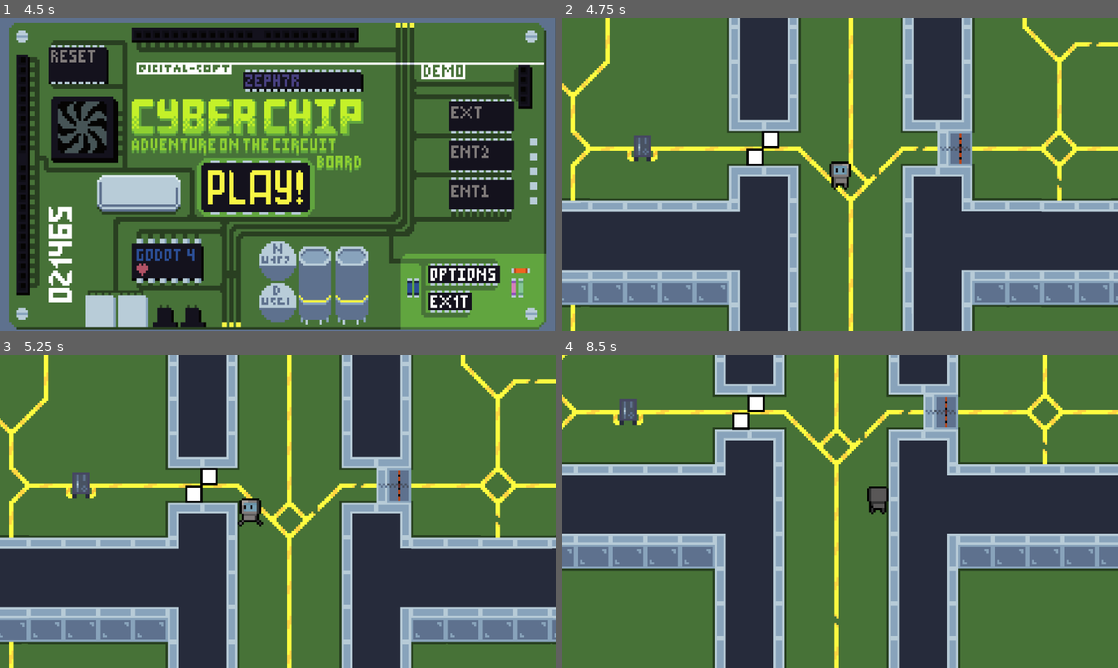
Above: before the commit, frames 1-4 (two rows, left to right).
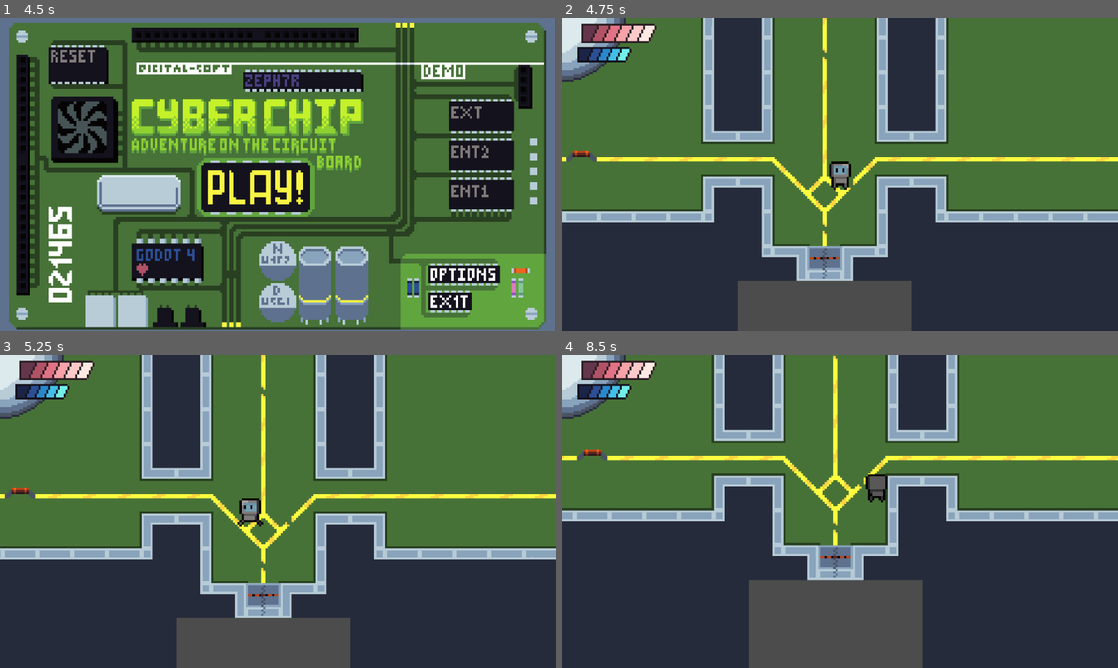
Above: after the commit, the same moments.

Repository: CosmiCZephyR/CyberChip
Game: Godot game, scene res://Menus/SPLASH_TEAM.tscn
Two runs of this game, one before a commit and one after it. Both use one fixed random seed, a clock stepped at 60 frames per second and the inputs below.
Inputs (mouse positions are in pixels of both pictures, inside the frame that each line leads up to):
- Up to frame 1 (4.5 s): tap Enter at 0.5 s; move the mouse to (400, 158) at 0.52 s; hold D (right) 0.53-1.28 s; tap E (interaction) at 0.6, 1.55, 3.05 s; tap 3 (magneticShock) at 0.8, 1.35, 2.3 s; move the mouse to (166, 190) at 1.27 s; hold S (down) 1.28-2.03 s; tap Space at 2 s; move the mouse to (333, 105) at 2.02 s; press the mouse at (333, 105) at 2.03 s; hold D (right) 2.03-3.5 s; move the mouse to (250, 237) at 2.77 s; release the mouse at (250, 237) at 2.78 s; tap Shift (copterAttack) at 2.85 s; click (255, 187) at 3.5 s; click (255, 187) at 4.25 s
- Up to frame 2 (4.75 s): no input
- Up to frame 3 (5.25 s): tap Enter at 5 s; move the mouse to (444, 558) at 5.02 s; hold A (left) from 5.03 s (still down); tap 2 (electroShock) at 5.1 s
- Up to frame 4 (8.5 s): tap 3 (magneticShock) at 5.3, 6.6, 8.3 s; move the mouse to (673, 464) at 5.77 s; tap E (interaction) at 5.85, 7.55 s; move the mouse to (867, 511) at 6.52 s; release A (left) at 6.53 s; hold S (down) 6.53-7.28 s; move the mouse to (756, 433) at 7.27 s; hold D (right) from 7.28 s (still down); tap 1 (magnetism) at 7.35 s; move the mouse to (962, 495) at 8.02 s; hold W (movement) from 8.03 s (still down)

Frame 1 is identical in both runs. In frame 2, 49% of the frame differs, in the area x 0-100%, y 0-100%; in frame 3, 49%; in frame 4, 63%.
Error in both runs: Cannot call method 'get_node_or_null' on a null value. (res://scripts/WiresManager.gd:30)

Commit message:
Added HUD and added minor fixes

Diff:
--- /dev/null
+++ b/HUD/EnergyBar/Element.tscn
@@ -0,0 +1,19 @@
+[gd_scene load_steps=4 format=3 uid="uid://cydcgs1lgitgt"]
+
+[ext_resource type="Texture2D" uid="uid://cpsh6me577ra2" path="res://sprites/EnergyBar/Element.png" id="1_ogo4f"]
+[ext_resource type="Script" path="res://HUD/EnergyBar/EnergyBarElement.gd" id="2_5mqtv"]
+[ext_resource type="Texture2D" uid="uid://bwsj1mq7617ra" path="res://sprites/EnergyBar/ElementUpper.png" id="2_ai5x0"]
+
+[node name="TextureRect" type="TextureRect"]
+offset_right = 8.0
+offset_bottom = 8.0
+texture = ExtResource("1_ogo4f")
+stretch_mode = 2
+script = ExtResource("2_5mqtv")
+
+[node name="EnergyBarElementTexture" type="TextureRect" parent="."]
+layout_mode = 0
+offset_right = 8.0
+offset_bottom = 8.0
+texture = ExtResource("2_ai5x0")
+stretch_mode = 2
--- /dev/null
+++ b/HUD/EnergyBar/EnergyBar.tscn
@@ -0,0 +1,29 @@
+[gd_scene load_steps=3 format=3 uid="uid://bw2foq3dcmsj1"]
+
+[ext_resource type="PackedScene" uid="uid://d0ecj4vlkwv5u" path="res://HUD/EnergyBar/FirstElement.tscn" id="1_vsq72"]
+[ext_resource type="PackedScene" uid="uid://cydcgs1lgitgt" path="res://HUD/EnergyBar/Element.tscn" id="2_33nyu"]
+
+[node name="HBoxContainer" type="HBoxContainer"]
+offset_right = 8.0
+offset_bottom = 8.0
+theme_override_constants/separation = -3
+
+[node name="TextureRect" parent="." instance=ExtResource("1_vsq72")]
+layout_mode = 2
+color = Color(0.105882, 0.141176, 0.278431, 1)
+
+[node name="TextureRect2" parent="." instance=ExtResource("2_33nyu")]
+layout_mode = 2
+color = Color(0.168627, 0.305882, 0.584314, 1)
+
+[node name="TextureRect3" parent="." instance=ExtResource("2_33nyu")]
+layout_mode = 2
+color = Color(0.152941, 0.537255, 0.803922, 1)
+
+[node name="TextureRect4" parent="." instance=ExtResource("2_33nyu")]
+layout_mode = 2
+color = Color(0.258824, 0.74902, 0.909804, 1)
+
+[node name="TextureRect5" parent="." instance=ExtResource("2_33nyu")]
+layout_mode = 2
+color = Color(0.45098, 0.937255, 0.909804, 1)
--- /dev/null
+++ b/HUD/EnergyBar/EnergyBarElement.gd
@@ -0,0 +1,8 @@
+extends TextureRect
+
+@onready var element_texture: TextureRect = $EnergyBarElementTexture
+
+@export var color: Color = Color(0, 0, 0, 1)
+
+func _ready():
+	element_texture.modulate = color
--- /dev/null
+++ b/HUD/EnergyBar/FirstElement.tscn
@@ -0,0 +1,18 @@
+[gd_scene load_steps=4 format=3 uid="uid://d0ecj4vlkwv5u"]
+
+[ext_resource type="Texture2D" uid="uid://1xjgkaqh43rs" path="res://sprites/EnergyBar/FirstElement.png" id="1_ui6qm"]
+[ext_resource type="Script" path="res://HUD/EnergyBar/EnergyBarElement.gd" id="2_44yt8"]
+[ext_resource type="Texture2D" uid="uid://cng0mavapb6y1" path="res://sprites/EnergyBar/FirstElementUpper.png" id="2_sd8uf"]
+
+[node name="TextureRect" type="TextureRect"]
+offset_right = 8.0
+offset_bottom = 8.0
+texture = ExtResource("1_ui6qm")
+stretch_mode = 2
+script = ExtResource("2_44yt8")
+
+[node name="EnergyBarElementTexture" type="TextureRect" parent="."]
+layout_mode = 0
+offset_right = 8.0
+offset_bottom = 8.0
+texture = ExtResource("2_sd8uf")
--- /dev/null
+++ b/HUD/HealthBar/HealthBar.tscn
@@ -0,0 +1,42 @@
+[gd_scene load_steps=4 format=3 uid="uid://bblulc0yuqxvj"]
+
+[ext_resource type="PackedScene" uid="uid://csjmp1q4i4g2x" path="res://HUD/HealthBar/HealthBarElementFirst.tscn" id="1_0xsv7"]
+[ext_resource type="Script" path="res://HUD/HealthBar/HelathBar.gd" id="1_al0tx"]
+[ext_resource type="PackedScene" uid="uid://c8auqyarmyxf8" path="res://HUD/HealthBar/HealthBarElement.tscn" id="1_q88f4"]
+
+[node name="HBoxContainer" type="HBoxContainer"]
+offset_right = 39.0
+offset_bottom = 10.0
+theme_override_constants/separation = -4
+script = ExtResource("1_al0tx")
+
+[node name="Element" parent="." instance=ExtResource("1_0xsv7")]
+layout_mode = 2
+color = Color(0.392157, 0.211765, 0.294118, 1)
+
+[node name="Element2" parent="." instance=ExtResource("1_q88f4")]
+layout_mode = 2
+size_flags_horizontal = 3
+color = Color(0.698039, 0.321569, 0.4, 1)
+
+[node name="Element3" parent="." instance=ExtResource("1_q88f4")]
+layout_mode = 2
+size_flags_horizontal = 3
+color = Color(0.886275, 0.447059, 0.521569, 1)
+
+[node name="Element4" parent="." instance=ExtResource("1_q88f4")]
+layout_mode = 2
+size_flags_horizontal = 3
+color = Color(0.964706, 0.635294, 0.658824, 1)
+
+[node name="Element5" parent="." instance=ExtResource("1_q88f4")]
+custom_minimum_size = Vector2(10, 10)
+layout_mode = 2
+size_flags_horizontal = 3
+color = Color(0.992157, 0.788235, 0.788235, 1)
+
+[node name="Element6" parent="." instance=ExtResource("1_q88f4")]
+custom_minimum_size = Vector2(10, 10)
+layout_mode = 2
+size_flags_horizontal = 3
+color = Color(1, 0.913725, 0.890196, 1)
--- /dev/null
+++ b/HUD/HealthBar/HealthBarElement.tscn
@@ -0,0 +1,19 @@
+[gd_scene load_steps=4 format=3 uid="uid://c8auqyarmyxf8"]
+
+[ext_resource type="Texture2D" uid="uid://rfiqeulouhxv" path="res://sprites/HealthBar/HealthBarElement.png" id="1_eh5vm"]
+[ext_resource type="Script" path="res://scripts/HealthBarElement.gd" id="2_e1wub"]
+[ext_resource type="Texture2D" uid="uid://davn02l1vx0el" path="res://sprites/HealthBar/HealthBarElementUpper.png" id="3_tju8o"]
+
+[node name="HealthBarElement" type="TextureRect"]
+offset_right = 10.0
+offset_bottom = 10.0
+texture = ExtResource("1_eh5vm")
+stretch_mode = 4
+script = ExtResource("2_e1wub")
+
+[node name="HealthBarElementTexture" type="TextureRect" parent="."]
+layout_mode = 0
+offset_right = 10.0
+offset_bottom = 10.0
+texture = ExtResource("3_tju8o")
+stretch_mode = 2
--- /dev/null
+++ b/HUD/HealthBar/HealthBarElementFirst.tscn
@@ -0,0 +1,19 @@
+[gd_scene load_steps=4 format=3 uid="uid://csjmp1q4i4g2x"]
+
+[ext_resource type="Texture2D" uid="uid://doe6cyqcqfkyh" path="res://sprites/HealthBar/HealthBarElementSpecial.png" id="1_do7tf"]
+[ext_resource type="Script" path="res://scripts/HealthBarElement.gd" id="2_mdi36"]
+[ext_resource type="Texture2D" uid="uid://bcoq174bdbpwp" path="res://sprites/HealthBar/HealthBarElementSpecialSpecialUpper.png" id="2_p2ahm"]
+
+[node name="HealthBarElement" type="TextureRect"]
+offset_right = 9.0
+offset_bottom = 10.0
+texture = ExtResource("1_do7tf")
+stretch_mode = 4
+script = ExtResource("2_mdi36")
+
+[node name="HealthBarElementTexture" type="TextureRect" parent="."]
+layout_mode = 0
+offset_right = 9.0
+offset_bottom = 10.0
+texture = ExtResource("2_p2ahm")
+stretch_mode = 2
--- /dev/null
+++ b/HUD/HealthBar/HelathBar.gd
@@ -0,0 +1,35 @@
+class_name HealthBar
+extends HBoxContainer
+
+@onready var player = get_tree().get_first_node_in_group("Player")
+@onready var last_segment: Node
+
+@onready var segments: Array[Node] = get_children(true)
+@onready var active_segments: Array[Node] = segments
+@onready var unactive_segments: Array[Node]
+
+@onready var segments_count: int = get_child_count()
+
+func _ready():
+	if len(segments) > segments_count:
+		segments.resize(segments_count)
+		active_segments = segments
+
+	player.damage_applied.connect(_on_damage_applied)
+	player.health_healed.connect(_on_health_healed)
+
+func _on_damage_applied():
+	last_segment = active_segments.back()
+	last_segment.element_texture.visible = false
+
+	unactive_segments.append(last_segment)
+
+	active_segments.pop_back()
+
+func _on_health_healed():
+	last_segment = active_segments.back()
+	last_segment.element_texture.visible = true
+
+	var last_segment_index = unactive_segments.front()
+
+	active_segments.append(last_segment_index)
--- /dev/null
+++ b/HUD/Hud.tscn
@@ -0,0 +1,33 @@
+[gd_scene load_steps=4 format=3 uid="uid://dwa1kd3so14xd"]
+
+[ext_resource type="Texture2D" uid="uid://dgo5sytisri04" path="res://sprites/Hud.png" id="1_4th7j"]
+[ext_resource type="PackedScene" uid="uid://bblulc0yuqxvj" path="res://HUD/HealthBar/HealthBar.tscn" id="2_yqp03"]
+[ext_resource type="PackedScene" uid="uid://bw2foq3dcmsj1" path="res://HUD/EnergyBar/EnergyBar.tscn" id="3_w4j14"]
+
+[node name="CanvasLayer" type="CanvasLayer"]
+
+[node name="Control" type="Control" parent="."]
+layout_mode = 3
+anchors_preset = 0
+offset_right = 40.0
+offset_bottom = 40.0
+
+[node name="TextureRect" type="TextureRect" parent="Control"]
+layout_mode = 0
+offset_right = 64.0
+offset_bottom = 64.0
+texture = ExtResource("1_4th7j")
+
+[node name="HBoxContainer" parent="Control" instance=ExtResource("2_yqp03")]
+layout_mode = 0
+offset_left = 10.0
+offset_top = 3.0
+offset_right = 49.0
+offset_bottom = 13.0
+
+[node name="HBoxContainer2" parent="Control" instance=ExtResource("3_w4j14")]
+layout_mode = 0
+offset_left = 8.0
+offset_top = 15.0
+offset_right = 36.0
+offset_bottom = 23.0
--- a/InventorySystem/InventoryContainer.gd
+++ b/InventorySystem/InventoryContainer.gd
@@ -8,7 +8,6 @@
 
 func remove_item(_item: Item):
 	items.erase(_item)
-	pass
 
 #func  _ready():
 #	var _res1 = load("res://InventorySystem/Resouces/Inventory.tres").duplicate_r(true)
--- a/InventorySystem/MainInventory.tscn
+++ b/InventorySystem/MainInventory.tscn
@@ -34,6 +34,6 @@
 
 [node name="InventoryContainer2" parent="." instance=ExtResource("3_ytkud")]
 offset_left = 144.0
-offset_top = 109.5
+offset_top = 112.0
 offset_right = 224.0
-offset_bottom = 189.5
+offset_bottom = 192.0
--- a/InventorySystem/UI/InventoryRect.gd
+++ b/InventorySystem/UI/InventoryRect.gd
@@ -7,3 +7,7 @@
 
 func _drop_data(_at_position, data):
 	inventory.set_item(data.item_index, data.item)
+
+
+func _on_equipped_items_container_changed():
+	pass # Replace with function body.
--- a/InventorySystem/UI/InventorySlotDisplay.gd
+++ b/InventorySystem/UI/InventorySlotDisplay.gd
@@ -4,7 +4,7 @@
 @warning_ignore("unused_private_class_variable")
 @onready var _tile_map: TileMap = get_tree().get_first_node_in_group("Tilemaps")
 
-@onready var inventory = get_parent().inventory #Inventory = preload("res://InventorySystem/Resouces/Inventory.tres")
+@onready var inventory = get_parent().inventory
 var item_data = null : set = set_item
 
 # Vector and index position of items and convert them
@@ -23,7 +23,6 @@
 	else:
 		_item_texture_rect.texture = load("res://sprites/Slot.png")
 
-@warning_ignore("unused_parameter")
 func _get_drag_data(at_position):
 	return pickup_item(at_position)
 
@@ -39,7 +38,7 @@
 
 		var _drag_preview = TextureRect.new()
 		_drag_preview.texture = _item.texture
-		_drag_preview.position = Vector2.ZERO
+		_drag_preview.position = Vector2.ONE
 
 		set_drag_preview(_drag_preview)
 		item_data = null
@@ -53,14 +52,12 @@
 func can_drop_item(at_position, data) -> bool:
 	return data is Dictionary and data.has("item")
 
-
 @warning_ignore("unused_parameter")
 func _drop_data(at_position, droped_data) -> void:
 	drop_item(at_position, droped_data)
 
 func drop_item(at_position, droped_data) -> void:
 	var _local_target_item_index = get_index()
-#	var _my_item = inventory.get_item_on_index(_my_item_index)
 
 	inventory.swap_items(_local_target_item_index, droped_data)
 	inventory.set_item(_local_target_item_index, droped_data.item)
--- a/entities/Enemies/Viruses/Virus1/Enenmy.tscn
+++ b/entities/Enemies/Viruses/Virus1/Enenmy.tscn
@@ -13,7 +13,7 @@
 height = 16.0
 
 [sub_resource type="RectangleShape2D" id="RectangleShape2D_ymre8"]
-size = Vector2(7.25, 7)
+size = Vector2(22.625, 17)
 
 [sub_resource type="Animation" id="Animation_3ae4x"]
 resource_name = "AttackE"
@@ -114,10 +114,10 @@
 collision_layer = 2
 collision_mask = 4
 script = ExtResource("4_joe55")
-damage = 10
+damage = 25
 
 [node name="CollisionShape2D2" type="CollisionShape2D" parent="AttackHitBox"]
-position = Vector2(2.375, -0.5)
+position = Vector2(9.6875, 2.5)
 shape = SubResource("RectangleShape2D_ymre8")
 
 [node name="VirusHit" type="Sprite2D" parent="."]
--- a/entities/Entity.gd
+++ b/entities/Entity.gd
@@ -1,12 +1,16 @@
+class_name Entity
 extends CharacterBody2D
 
-class_name Entity
+signal damage_applied
+signal health_healed
+
+signal kosuki_changed
 
 var movement: Vector2 = Vector2.ZERO
 
 # Health variables
 
-var max_health: int = 200
+var max_health: int = 150
 var current_health: int = 100
 var health_regen: int = 1
 var armor: int = 0
@@ -30,6 +34,9 @@
 		else:
 			current_health += health_regen
 
+	if current_health % 25 == 0:
+		emit_signal("health_healed")
+
 func regen_kosuki():
 	if current_kosuki < max_kosuki:
 		if (kosuki_regen + current_kosuki) > max_kosuki:
@@ -49,7 +56,7 @@
 	else: current_kosuki += amount
 
 func apply_damage(amount):
-	print("hit")
+	emit_signal("damage_applied")
 
 	if armor > 0:
 		amount = amount * ((100 - armor) * 0.01)
--- a/entities/Player/Player.tscn
+++ b/entities/Player/Player.tscn
@@ -2,12 +2,12 @@
 
 [ext_resource type="Script" path="res://entities/Player/player.gd" id="1_bany2"]
 [ext_resource type="Texture2D" uid="uid://dn15dawnaeead" path="res://sprites/Animations/Player.png" id="2_oevav"]
-[ext_resource type="Texture2D" uid="uid://dgo5sytisri04" path="res://sprites/Hud.png" id="3_vqmdv"]
 [ext_resource type="Script" path="res://scripts/HurtBox.gd" id="4_yv6h0"]
 [ext_resource type="Script" path="res://scripts/Hitbox.gd" id="5_3qshv"]
 [ext_resource type="AnimationNodeStateMachine" uid="uid://drcscpts61ybs" path="res://resources/Player.tres" id="6_3l1u2"]
 [ext_resource type="PackedScene" uid="uid://d2jp1hekqb3dq" path="res://scenes/copter.tscn" id="7_l3gpq"]
 [ext_resource type="Script" path="res://entities/Player/StateMachine/PlayerStateMachine.gd" id="8_dnsyb"]
+[ext_resource type="PackedScene" uid="uid://dwa1kd3so14xd" path="res://HUD/Hud.tscn" id="8_maodr"]
 
 [sub_resource type="RectangleShape2D" id="RectangleShape2D_pw2vj"]
 size = Vector2(10, 11)
@@ -346,7 +346,7 @@
 "Walk_W": SubResource("Animation_atxqp")
 }
 
-[node name="Player" type="CharacterBody2D"]
+[node name="Player" type="CharacterBody2D" groups=["Player"]]
 z_index = 2
 collision_layer = 8
 script = ExtResource("1_bany2")
@@ -371,12 +371,6 @@
 texture = ExtResource("2_oevav")
 hframes = 9
 vframes = 9
-
-[node name="Hud" type="Sprite2D" parent="."]
-visible = false
-position = Vector2(-80, -24)
-scale = Vector2(1.5, 1.5)
-texture = ExtResource("3_vqmdv")
 
 [node name="DashCooldown" type="Timer" parent="."]
 wait_time = 2.0
@@ -436,5 +430,9 @@
 [node name="PlayerStateMachine" type="Node2D" parent="."]
 script = ExtResource("8_dnsyb")
 
+[node name="CanvasLayer" parent="." instance=ExtResource("8_maodr")]
+scale = Vector2(4, 4)
+transform = Transform2D(4, 0, 0, 4, 0, 0)
+
 [connection signal="timeout" from="DashCooldown" to="." method="_on_dash_cooldown_timeout"]
 [connection signal="timeout" from="DashDuration" to="." method="_on_dash_duration_timeout"]
--- a/entities/Player/player.gd
+++ b/entities/Player/player.gd
@@ -37,20 +37,17 @@
 
 # Components
 var nearby_component: Area2D
-
-var transistor = null
-
+var transistor: Transistor
 var is_paused = false
 
 func _ready() -> void:
-	animation_tree.active = true
 	Event.transistor_selected.connect(_on_transistor_available)
+	InputHandler.magneticShock.connect(_on_magnetic_shock)
+	InputHandler.interaction.connect(_on_interaction)
 	InputHandler.magnetism.connect(_on_magnetism)
 	InputHandler.repairing.connect(_on_repairing)
-	InputHandler.magneticShock.connect(_on_magnetic_shock)
-	InputHandler.interaction.connect(_on_interaction)
 	sec_timer.timeout.connect(_second_passed)
-	add_to_group("Player")
+	animation_tree.active = true
 
 func _physics_process(_delta) -> void:
 	direction = Input.get_vector("left", "right", "up", "down")
--- a/project.godot
+++ b/project.godot
@@ -156,3 +156,4 @@
 [rendering]
 
 textures/canvas_textures/default_texture_filter=0
+anti_aliasing/quality/msaa_3d=3
--- a/scenes/TestLevel.tscn
+++ b/scenes/TestLevel.tscn
@@ -232,6 +232,7 @@
 shape = SubResource("RectangleShape2D_vgitu")
 
 [node name="Room4" type="Area2D" parent="."]
+visible = false
 position = Vector2(-262, -44)
 collision_mask = 9
 script = ExtResource("6_66qk2")
@@ -320,5 +321,5 @@
 
 [node name="Player" parent="." instance=ExtResource("2_utnw2")]
 z_index = 5
-position = Vector2(-93, 4)
-collision_mask = 9
+position = Vector2(-81, 143)
+collision_mask = 9
--- /dev/null
+++ b/scripts/HealthBarElement.gd
@@ -0,0 +1,10 @@
+extends TextureRect
+
+@onready var element_texture = $HealthBarElementTexture
+
+@export var color: Color = Color(0, 0, 0, 0)
+
+var active: bool = true
+
+func _ready():
+	element_texture.modulate = color
--- /dev/null
+++ b/scripts/TBA/BaseTile.gd
@@ -0,0 +1,16 @@
+class_name BaseTile
+extends Node
+
+@export_category("Tile Properties")
+@export var position: Vector2i
+@export var size: Vector2i
+@export var texture: AtlasTexture
+
+var neighbors_4: Array[Vector2i]: get = get_neghbors_4
+var neighbors_8: Array[Vector2i]: get = get_neighbors_8
+
+func get_neghbors_4():
+	pass
+
+func get_neighbors_8():
+	pass
--- /dev/null
+++ b/scripts/TBA/DragNDrop.gd
@@ -0,0 +1,12 @@
+extends Node
+
+var _mouse_position: Vector2
+
+func can_drop_item(item) -> bool:
+	return false
+
+func drop_item() -> void:
+	pass
+
+func pickup_item() -> void:
+	pass
Not shown, added: scripts/TBA/EXPLANATION.txt
Binary file added: sprites/EnergyBar/Element.png
Not shown, added: sprites/EnergyBar/Element.png.import
Binary file added: sprites/EnergyBar/ElementUpper.png
Not shown, added: sprites/EnergyBar/ElementUpper.png.import
Binary file added: sprites/EnergyBar/FirstElement.png
Not shown, added: sprites/EnergyBar/FirstElement.png.import
Binary file added: sprites/EnergyBar/FirstElementUpper.png
Not shown, added: sprites/EnergyBar/FirstElementUpper.png.import
Binary file added: sprites/HealthBar/HealthBar.png
Not shown, added: sprites/HealthBar/HealthBar.png.import
Binary file added: sprites/HealthBar/HealthBarElement.png
(and 12 more such lines)
